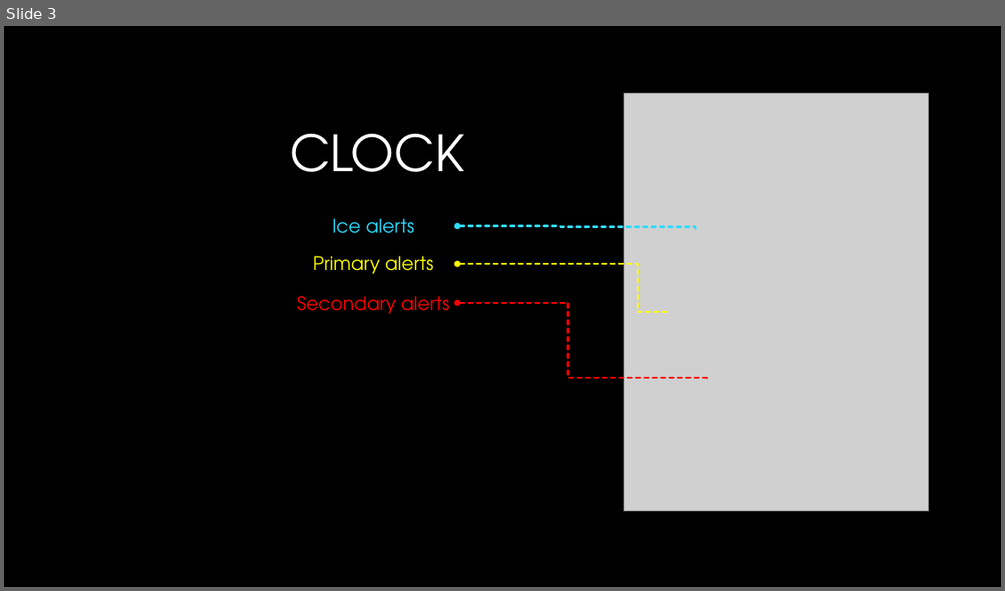
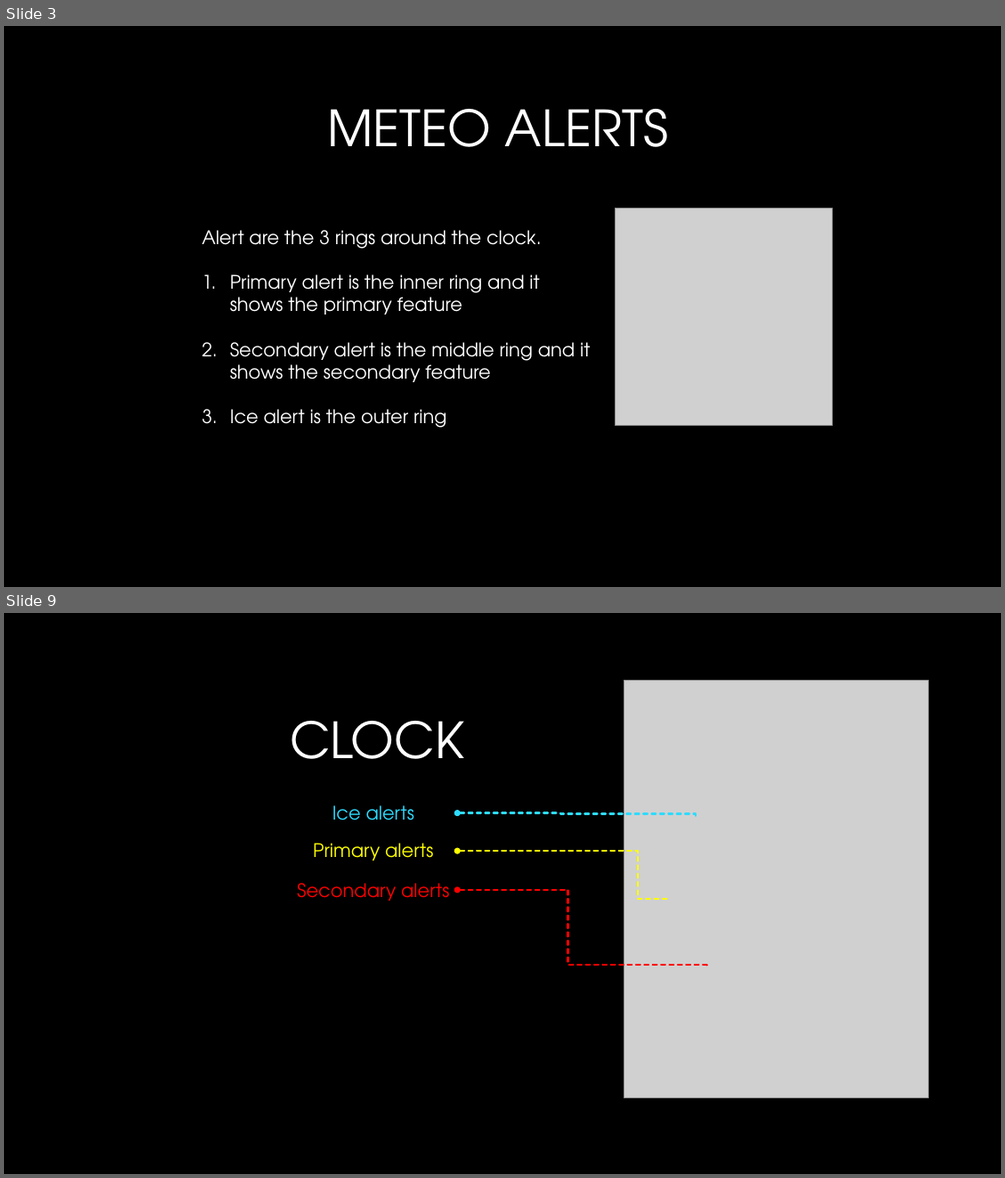
Before and after one commit to alessandroame/FitBit-WeatherNerd-Watchface, a slide deck: WeatherNerd - User manual.pptx. Shown one above the other, each under a label of ours: slide 3 before the commit, slides 3 and 9 after it; the slides between them are not shown. The pictures are 1005x591 and 1005x1178 pixels, drawn with LibreOffice and Linux fonts; fonts in the diff are those of the drawing; grey boxes stand for pictures; background and template pictures are left out. Boxes give left, top, right and bottom in pixels: in the first picture for what was removed or moved away, otherwise in the second. Text is boxed around its words. In the diff, an @@ line names an element or a change of style, - is before the commit and + after.

```diff
--- a/WeatherNerd - User manual.pptx
+++ b/WeatherNerd - User manual.pptx
@@ slide 3 added at <box>4,26,1001,587</box>, background picture (left out) @@
@@ title added at <box>327,109,668,147</box>, 48 pt, text gradient #FFFFFF to #A6A6A6 @@
+METEO ALERTS
@@ picture added at <box>615,208,832,425</box> @@
@@ text added at <box>202,230,590,427</box>, 18 pt, text #FFFFFF @@
+Alert are the 3 rings around the clock.
+1. Primary alert is the inner ring and it shows the primary feature
+2. Secondary alert is the middle ring and it shows the secondary feature
+3. Ice alert is the outer ring
@@ what was slide 3 is now slide 9 @@
```
Also in this commit, not shown: 2 slides changed, 5 other slides added, 1 slide removed.
